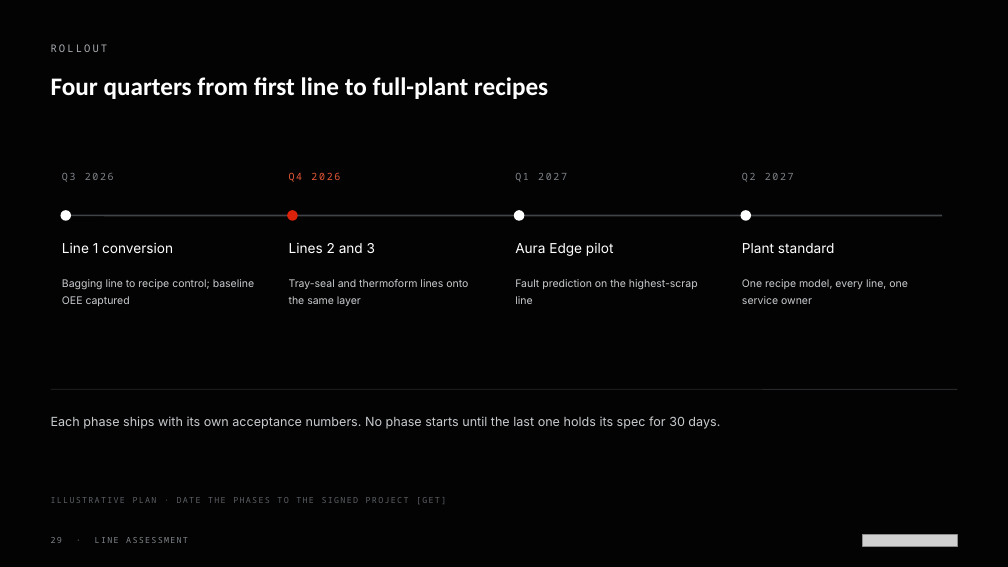
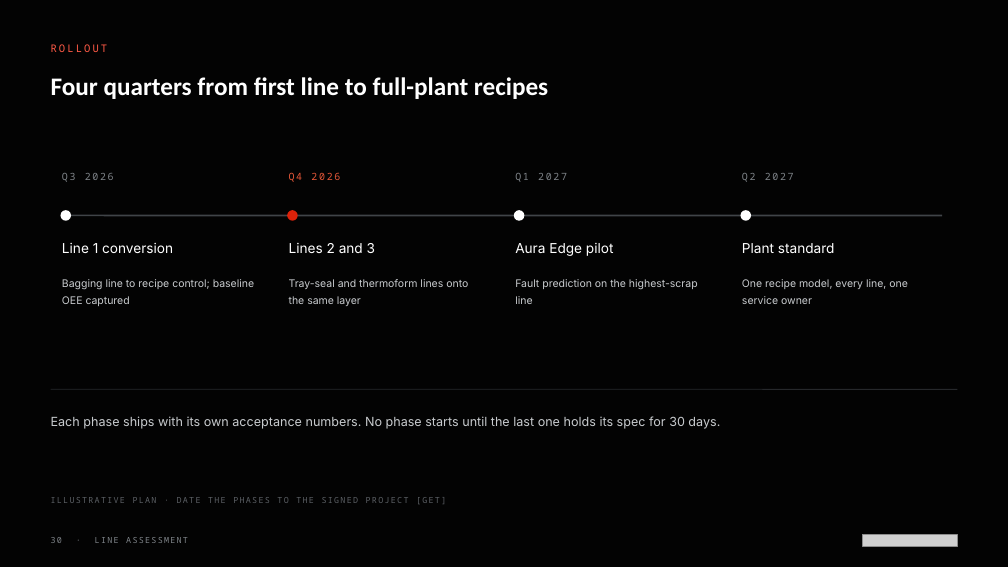
Before and after one commit to Harpak-ULMA-Packaging-LLC/harpak-ulma-deck-skill, a slide deck: slide 30 of assets/template/Harpak-ULMA-Deck-Template.pptx (slide 29 before the commit). Drawn at 1008x567 pixels with LibreOffice and Linux fonts; fonts in the diff are those of the drawing; grey boxes stand for pictures. Boxes give left, top, right and bottom in pixels: in the first picture for what was removed or moved away, otherwise in the second. Text is boxed around its words. In the diff, an @@ line names an element or a change of style, - is before the commit and + after.

```diff
--- a/assets/template/Harpak-ULMA-Deck-Template.pptx
+++ b/assets/template/Harpak-ULMA-Deck-Template.pptx
@@ text "ROLLOUT" at <box>51,44,108,52</box>: text colour #A7ABB0 to #FF5A46 @@
```
Also in this commit, not shown: 42 other slides changed, 2 slides added, 1 slide removed, 47 other files.
